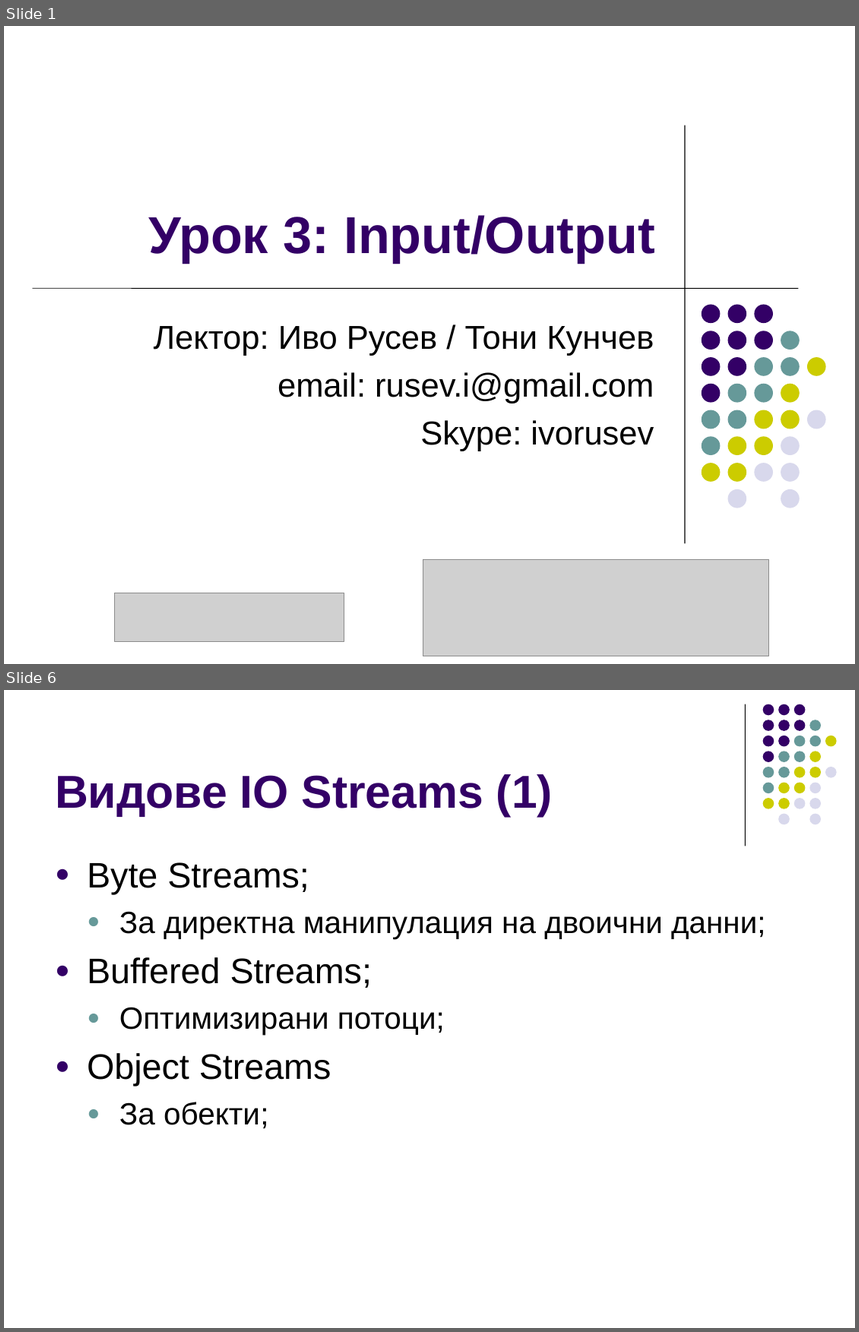
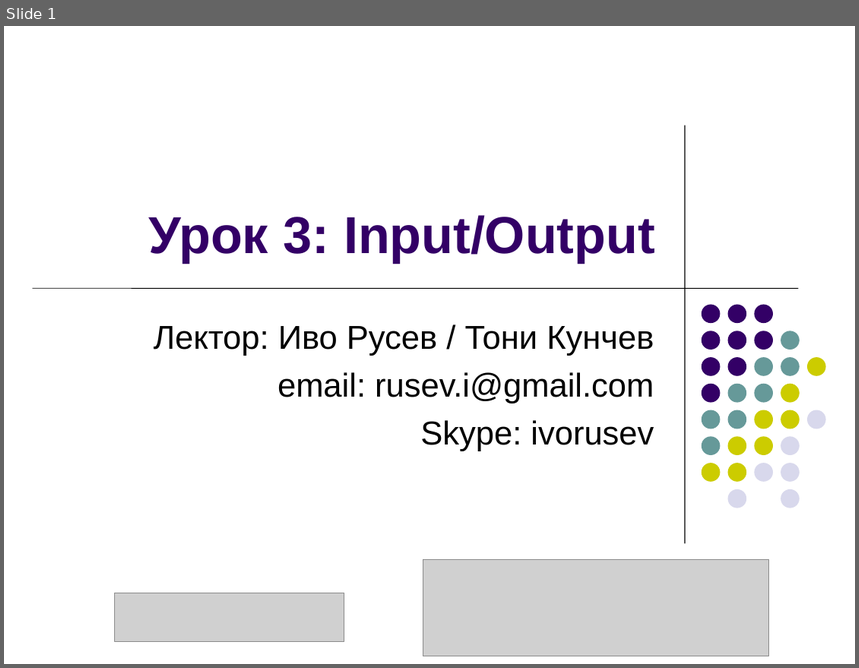
Before and after one commit to ivorusev/startup-factory-java-course, a slide deck: slides/5-Serialization+Maven.ppt. Shown one above the other, each under a label of ours: slides 1 and 6 before the commit, slide 1 after it; the slides between them are not shown. The pictures are 859x1332 and 859x668 pixels, drawn with LibreOffice and Linux fonts; fonts in the diff are those of the drawing; grey boxes stand for pictures. Boxes give left, top, right and bottom in pixels: in the first picture for what was removed or moved away, otherwise in the second. Text is boxed around its words. In the diff, an @@ line names an element or a change of style, - is before the commit and + after.

```diff
--- a/slides/5-Serialization+Maven.ppt
+++ b/slides/5-Serialization+Maven.ppt
@@ slide 6 removed at box(4, 690, 855, 1328), background #FFFFFF @@
@@ line removed from (746, 704) to (746, 846) @@
@@ title removed at box(55, 774, 553, 817) @@
-Видове IO Streams (1)
@@ group removed at box(763, 704, 836, 825): 31 ellipses @@
@@ text removed at box(87, 863, 766, 1129) @@
-● Byte Streams;
-  ● За директна манипулация на двоични данни;
-● Buffered Streams;
-  ● Оптимизирани потоци;
-● Object Streams
-  ● За обекти;
```
Also in this commit, not shown: 3 slides changed, 6 slides added, 8 other slides removed, 1 other file.
